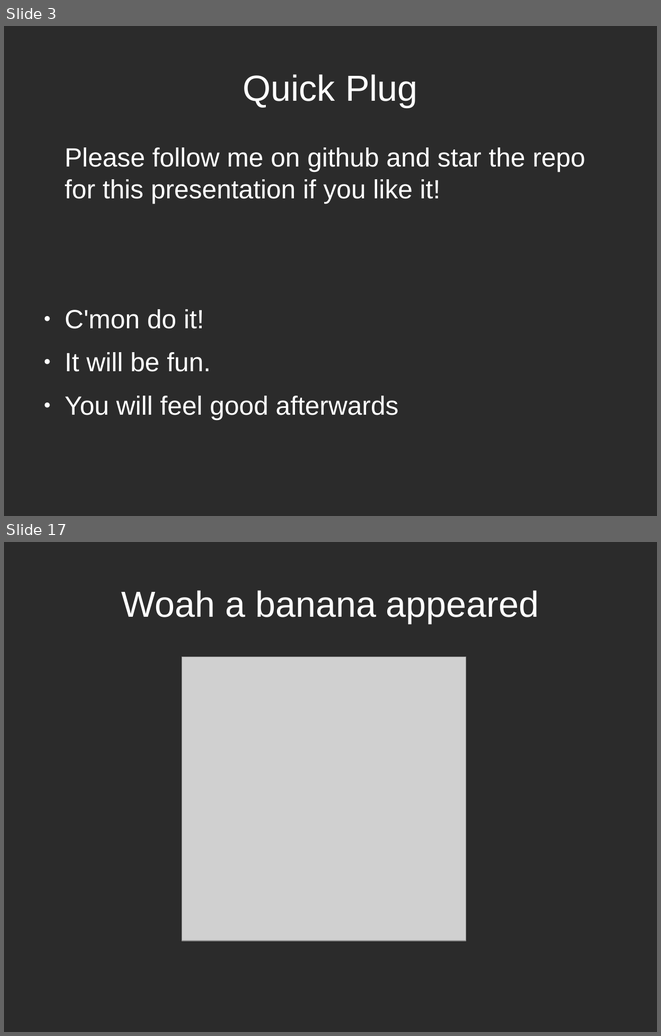
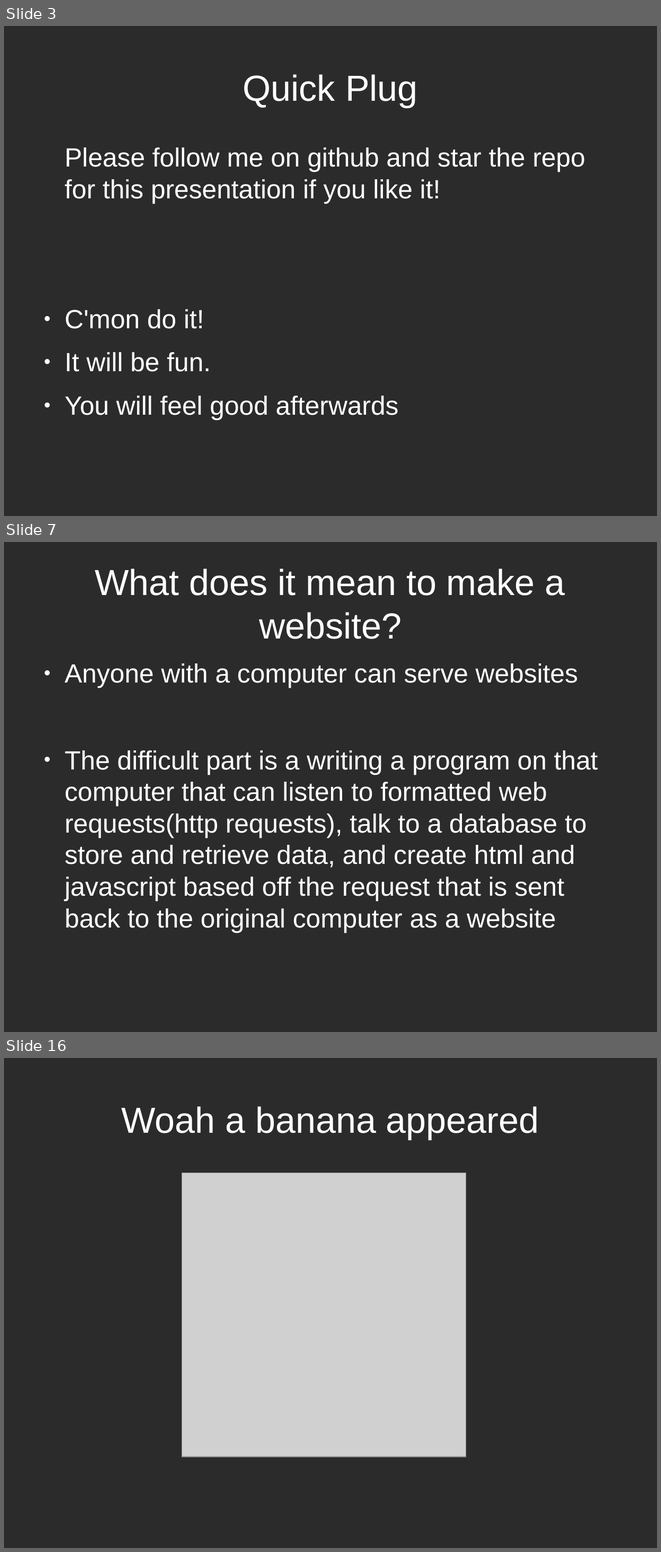
Before and after one commit to Andrew-Max/rails-seminar-materials, a slide deck: try_rails_slides.odp. Shown one above the other, each under a label of ours: slides 3 and 17 before the commit, slides 3, 7 and 16 after it; the slides between them are not shown. The pictures are 661x1036 and 661x1552 pixels, drawn with LibreOffice and Linux fonts; fonts in the diff are those of the drawing; grey boxes stand for pictures; background and template pictures are left out; a plain dark background stands for a picture behind light text. Boxes give left, top, right and bottom in pixels: in the first picture for what was removed or moved away, otherwise in the second. Text is boxed around its words. In the diff, an @@ line names an element or a change of style, - is before the commit and + after.

```diff
--- a/try_rails_slides.odp
+++ b/try_rails_slides.odp
@@ slide 7 added at <box>4,542,657,1032</box>, background picture (left out) @@
@@ title added at <box>95,568,565,639</box>, 44 pt, text #FFFFFF @@
+What does it mean to make a website?
@@ text added at <box>64,663,598,932</box>, 32 pt, text #FFFFFF @@
+● Anyone with a computer can serve websites
+● The difficult part is a writing a program on that computer that can listen to formatted web requests(http requests), talk to a database to store and retrieve data, and create html and javascript based off the request that is sent back to the original computer as a website
@@ what was slide 17 is now slide 16 @@
```
Also in this commit, not shown: 6 slides changed, 7 other slides added, 9 slides removed.
